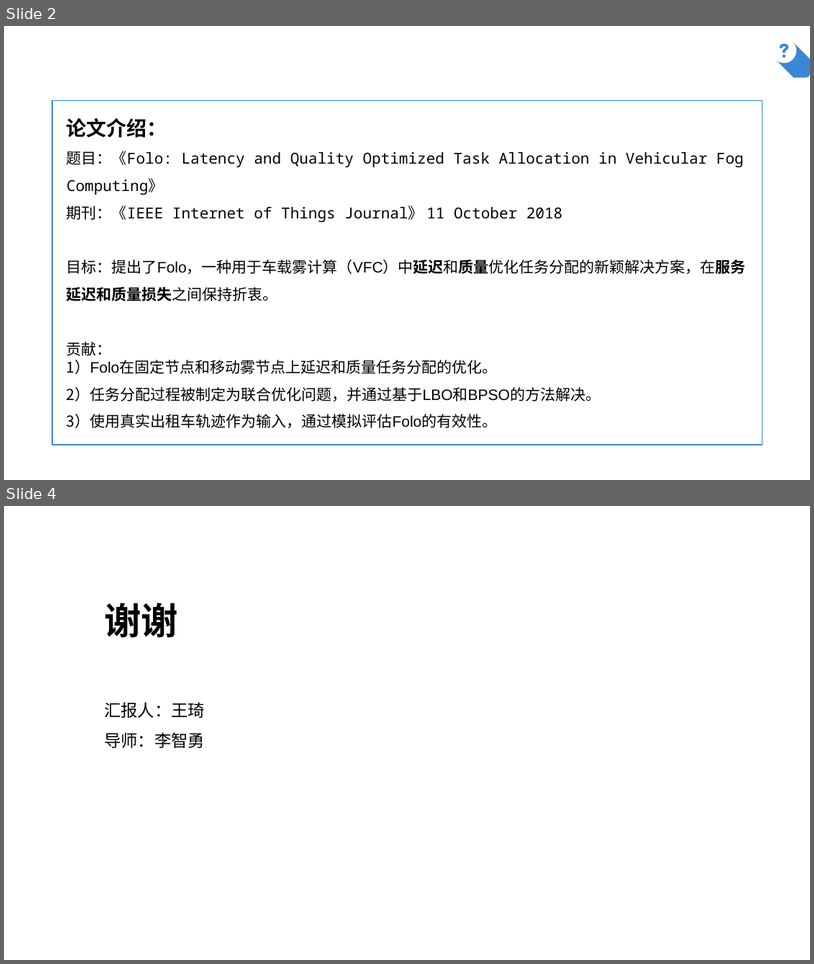
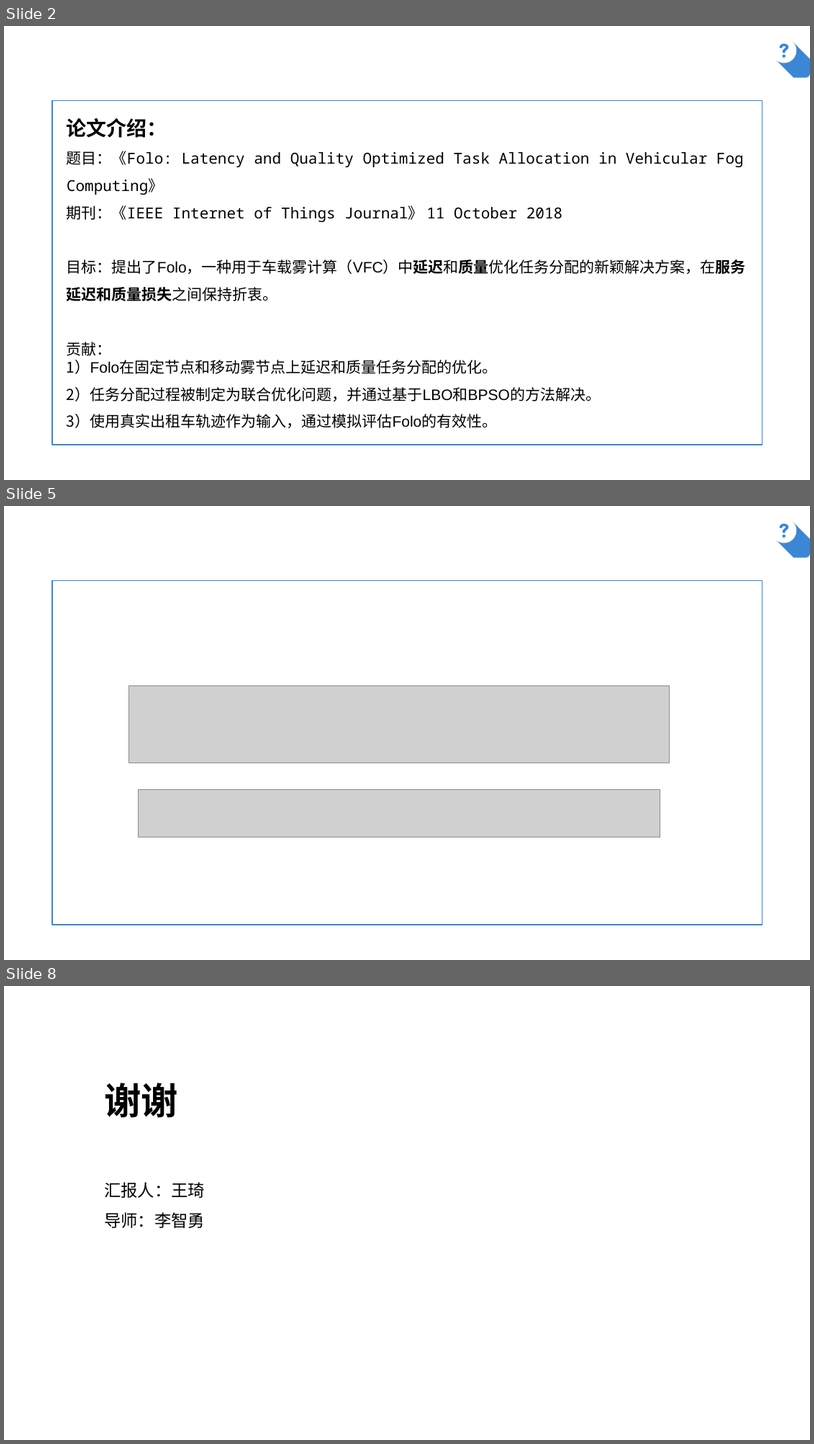
Before and after one commit to AlfredChiang/Mobile-Edge-Computing, a slide deck: Folo Latency andQuality Optimized Task Allocation in Vehicular Fog Computing/2018-11-20.pptx. Shown one above the other, each under a label of ours: slides 2 and 4 before the commit, slides 2, 5 and 8 after it; the slides between them are not shown. The pictures are 814x964 and 814x1444 pixels, drawn with LibreOffice and Linux fonts; fonts in the diff are those of the drawing; grey boxes stand for pictures; background and template pictures are left out. Boxes give left, top, right and bottom in pixels: in the first picture for what was removed or moved away, otherwise in the second. Text is boxed around its words. In the diff, an @@ line names an element or a change of style, - is before the commit and + after.

```diff
--- a/Folo Latency andQuality Optimized Task Allocation in Vehicular Fog Computing/2018-11-20.pptx
+++ b/Folo Latency andQuality Optimized Task Allocation in Vehicular Fog Computing/2018-11-20.pptx
@@ slide 5 added at (4, 506, 810, 960), background picture (left out) @@
@@ line added from (755, 555) to (755, 513), #FFFFFF 2.25 pt @@
@@ freeform shape added at (772, 518, 797, 543), fill #FFFFFF @@
@@ freeform shape added at (775, 522, 810, 558), fill #3B87D5 @@
@@ parallelogram added at (52, 580, 763, 924), outline #3B87D5 1 pt @@
@@ picture added at (129, 686, 670, 762) @@
@@ picture added at (139, 789, 661, 837) @@
@@ what was slide 4 is now slide 8 @@
```
Also in this commit, not shown: 4 other slides added, 1 slide removed, 1 other file.
